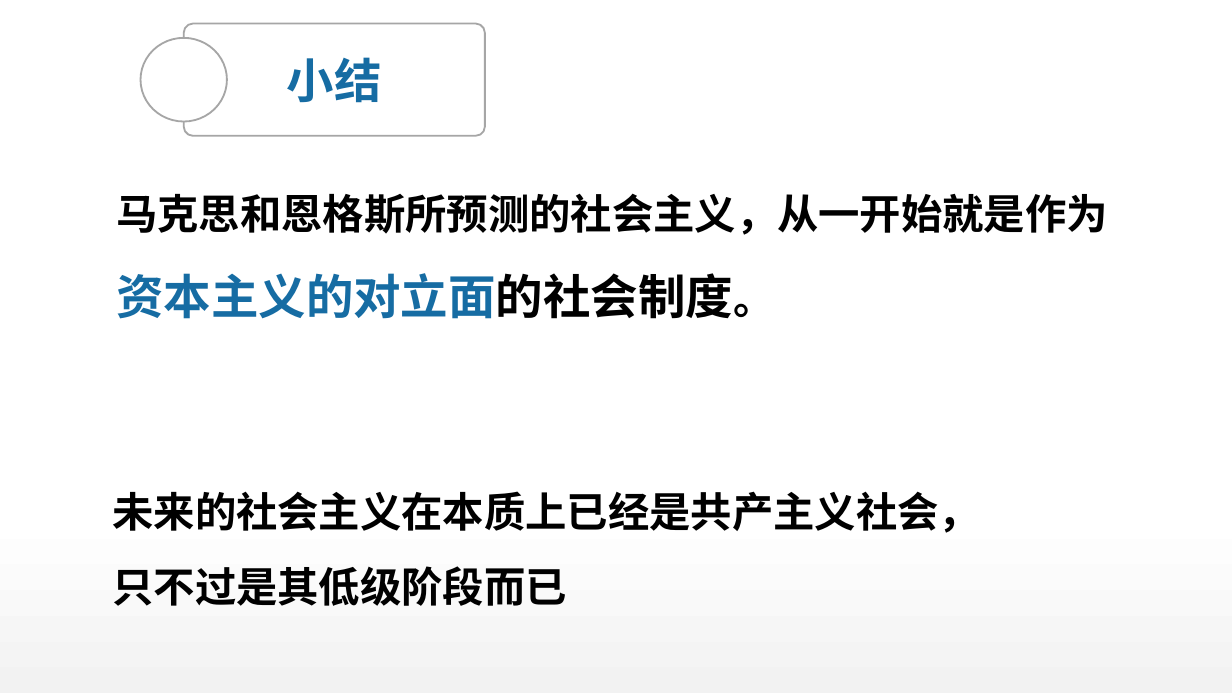
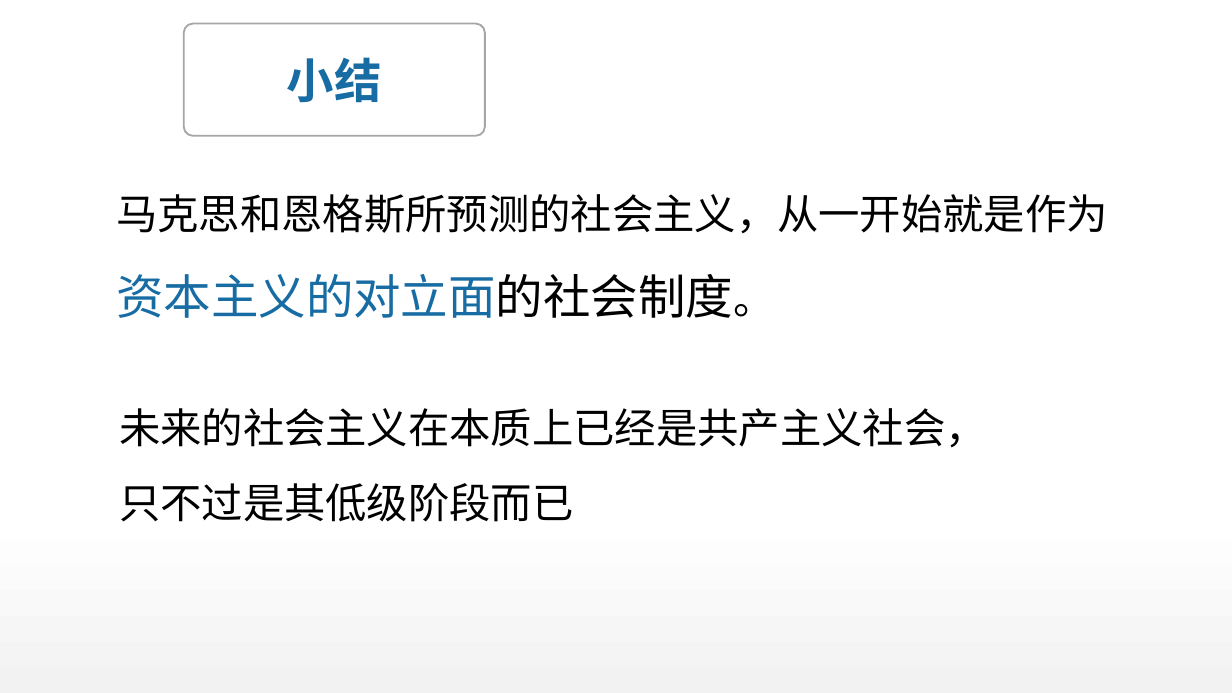
Before and after one commit to DO-MINATOR/buaa, a slide deck: slide 22 of 中特/复习ppt/刘娜娜-绪论.pptx (slide 24 before the commit). Drawn at 1232x693 pixels with LibreOffice and Linux fonts; fonts in the diff are those of the drawing. Boxes give left, top, right and bottom in pixels: in the first picture for what was removed or moved away, otherwise in the second. Text is boxed around its words. In the diff, an @@ line names an element or a change of style, - is before the commit and + after.

```diff
--- a/中特/复习ppt/刘娜娜-绪论.pptx
+++ b/中特/复习ppt/刘娜娜-绪论.pptx
@@ ellipse removed at (x1=140, y1=38, x2=227, y2=121) @@
@@ text "马克思和恩格斯所预测的社会主义，从一开始就是作为资本主义的对立面的社会制度。" at (x1=116, y1=194, x2=1108, y2=318): bold off @@
@@ text "未来的社会主义在本质上已经是共产主义社会，" at (x1=119, y1=408, x2=987, y2=522): bold off @@
@@ text "未来的社会主义在本质上已经是共产主义社会，" moved from (x1=112, y1=491, x2=980, y2=606) to (x1=119, y1=408, x2=987, y2=522) @@
```
Also in this commit, not shown: 8 other slides changed, 3 slides removed, 5 other files.
